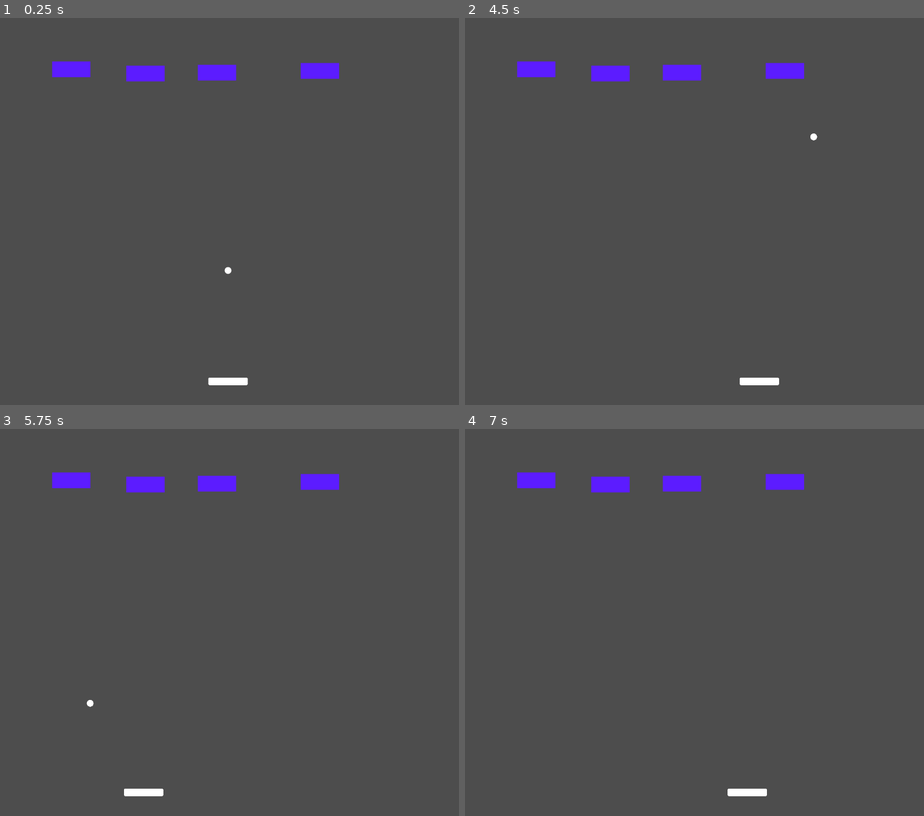
Above: before the commit, frames 1-4 (two rows, left to right).
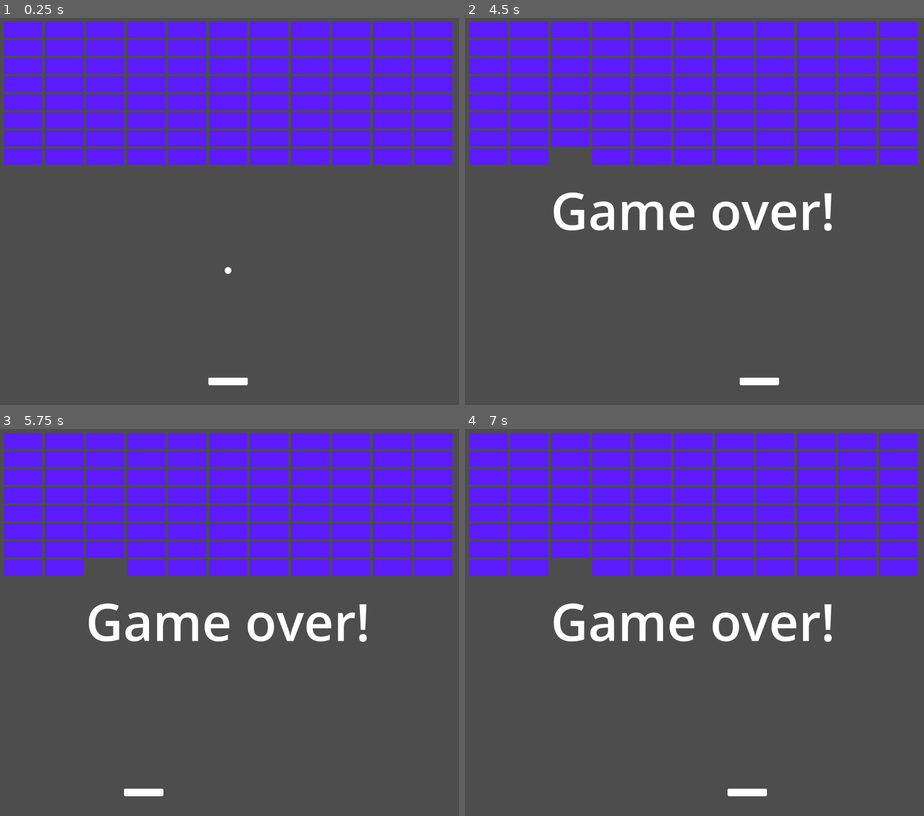
Above: after the commit, the same moments.

Repository: acmattson3/bounce-crack
Game: Godot game, scene res://levels/demo_level_2d.tscn
Two runs of this game, one before a commit and one after it. Both use one fixed random seed, a clock stepped at 60 frames per second and the inputs below. Before the commit the project starts from res://levels/base_level_2d.tscn.
Inputs:
- Up to frame 1 (0.25 s): no input
- Up to frame 2 (4.5 s): tap Enter at 0.5 s; hold Right (paddle_right) 0.53-1.28 s; hold Left (paddle_left) 1.28-2.03 s; hold Right (paddle_right) 2.03-3.53 s; hold Left (paddle_left) from 3.53 s (still down)
- Up to frame 3 (5.75 s): keep holding Left (paddle_left)
- Up to frame 4 (7 s): release Left (paddle_left) at 5.78 s; hold Right (paddle_right) from 5.78 s (still down)

The runs differ from the first frame. In frame 1, 30% of the frame differs, in the area x 0-99%, y 0-38%; in frame 2, 32%; in frame 3, 32%, in the area x 0-99%, y 0-72%; in frame 4, 32%.

Commit message:
Added BlockGroup2D (can specify an X by Y grid of blocks). Simplified game over logic. Added temporary game over popup.

Diff:
--- a/bouncecrack/ball/ball_2d.gd
+++ b/bouncecrack/ball/ball_2d.gd
@@ -9,7 +9,6 @@
 func _physics_process(_delta: float) -> void:
 	if global_position.y >= 1000.0 and not out_of_bounds:
 		out_of_bounds = true
-		EventHandler.total_balls -= 1
 		queue_free()
 
 	velocity = direction * speed
--- /dev/null
+++ b/bouncecrack/blocks/block_group_2d.gd
@@ -0,0 +1,25 @@
+@tool # Runs this script in the editor
+extends Node2D
+# A group of blocks. Controls motion of the entire group, how many blocks to
+# have, etc etc.
+
+var block_scene := load("res://blocks/breakable_block.tscn")
+const block_dims := Vector2(194.0, 80.0)
+
+@export var group_size_x: int = 4
+@export var group_size_y: int = 4
+@export var spacing: float = 10.0
+
+# Called when the node enters the scene tree for the first time.
+func _ready() -> void:
+	var total_size := Vector2(group_size_x*(block_dims.x + spacing) - spacing, group_size_y*(block_dims.y + spacing) - spacing)
+	# Box shows what the size of the group of blocks will be!
+	$GroupArea2D/CollisionShape2D.shape.size = total_size
+
+	for i in range(group_size_y):
+		var y_pos := 0.5*(block_dims.y-total_size.y) + i*(block_dims.y+spacing)
+		for j in range(group_size_x):
+			var x_pos = 0.5*(block_dims.x-total_size.x) + j*(block_dims.x+spacing)
+			var new_block = block_scene.instantiate()
+			add_child(new_block)
+			new_block.position = Vector2(x_pos, y_pos)
--- /dev/null
+++ b/bouncecrack/blocks/block_group_2d.tscn
@@ -0,0 +1,16 @@
+[gd_scene load_steps=3 format=3 uid="uid://ct2jjmuvxpa3n"]
+
+[ext_resource type="Script" path="res://blocks/block_group_2d.gd" id="1_hn74p"]
+
+[sub_resource type="RectangleShape2D" id="RectangleShape2D_qe5lm"]
+size = Vector2(2234, 710)
+
+[node name="BlockGroup2D" type="Node2D"]
+script = ExtResource("1_hn74p")
+
+[node name="GroupArea2D" type="Area2D" parent="."]
+collision_layer = 0
+collision_mask = 0
+
+[node name="CollisionShape2D" type="CollisionShape2D" parent="GroupArea2D"]
+shape = SubResource("RectangleShape2D_qe5lm")
--- a/bouncecrack/event_handler.gd
+++ b/bouncecrack/event_handler.gd
@@ -3,24 +3,19 @@
 signal block_broken(location)
 signal create_ball(location, direction, speed) # Emit me to make a new ball!
 signal game_over
+var is_game_over := false
 
 var score: int = 0:
 	set(value):
 		score = value if value >= 0 else 0
 
-var total_balls: int:
-	set(value):
-		if value <= 0:
-			game_over.emit()
-		total_balls = value
-
 func _ready() -> void:
 	block_broken.connect(_on_block_broken)
-	create_ball.connect(_on_create_ball)
+	game_over.connect(_on_game_over)
 
 func _on_block_broken(location):
 	create_ball.emit(location)
 	score += 1
 
-func _on_create_ball(_location := Vector2.ZERO, _direction := Vector2.DOWN, _speed := 1200.0):
-	total_balls += 1
+func _on_game_over():
+	is_game_over = true
--- a/bouncecrack/levels/base_level_2d.gd
+++ b/bouncecrack/levels/base_level_2d.gd
@@ -3,18 +3,25 @@
 # The base level scene for all future levels to inheret from
 # Includes any core functionalities common to all forseeable levels
 
+@export var ball_on_break: bool = false # Do we spawn balls on breaking blocks?
 var ball_scene: PackedScene = load("res://ball/ball_2d.tscn")
 
 func _ready() -> void:
 	EventHandler.game_over.connect(_on_game_over)
 	EventHandler.create_ball.connect(_on_create_ball)
-	EventHandler.total_balls = $Balls.get_child_count()
+
+func _physics_process(_delta):
+	if $Balls.get_child_count() == 0 and not EventHandler.is_game_over:
+		EventHandler.game_over.emit()
 
 func _on_game_over():
+	$TempGameOverLabel.visible = true
 	print("Game over!")
 	print("Total score: ", EventHandler.score)
 
 func _on_create_ball(location := Vector2.ZERO, direction := Vector2.DOWN, speed := 1200.0):
+	if not ball_on_break:
+		return
 	var new_ball = ball_scene.instantiate()
 	new_ball.global_position = location
 	new_ball.direction = direction
--- a/bouncecrack/levels/base_level_2d.tscn
+++ b/bouncecrack/levels/base_level_2d.tscn
@@ -1,9 +1,8 @@
-[gd_scene load_steps=7 format=3 uid="uid://ch1i2f5ubyhbr"]
+[gd_scene load_steps=6 format=3 uid="uid://ch1i2f5ubyhbr"]
 
 [ext_resource type="Script" path="res://levels/base_level_2d.gd" id="1_spv6l"]
 [ext_resource type="PackedScene" uid="uid://dlod2omqbdval" path="res://player_paddle/player_paddle_2d.tscn" id="2_qxhxt"]
 [ext_resource type="PackedScene" uid="uid://bixuqfbuwj8ky" path="res://ball/ball_2d.tscn" id="3_7ac1t"]
-[ext_resource type="PackedScene" uid="uid://cxf3r7es7ifwj" path="res://blocks/breakable_block.tscn" id="4_i07je"]
 
 [sub_resource type="RectangleShape2D" id="RectangleShape2D_yr2eb"]
 size = Vector2(100, 2000)
@@ -34,18 +33,17 @@
 position = Vector2(0, -1018)
 shape = SubResource("RectangleShape2D_csklp")
 
-[node name="BreakableBlock" parent="." instance=ExtResource("4_i07je")]
-position = Vector2(-780, -699)
-
-[node name="BreakableBlock2" parent="." instance=ExtResource("4_i07je")]
-position = Vector2(457, -691)
-
-[node name="BreakableBlock3" parent="." instance=ExtResource("4_i07je")]
-position = Vector2(-411, -678)
-
-[node name="BreakableBlock4" parent="." instance=ExtResource("4_i07je")]
-position = Vector2(-55, -682)
-
 [node name="Balls" type="Node2D" parent="."]
 
 [node name="Ball2D2" parent="Balls" instance=ExtResource("3_7ac1t")]
+
+[node name="TempGameOverLabel" type="Label" parent="."]
+visible = false
+offset_left = -708.0
+offset_top = -175.0
+offset_right = 707.0
+offset_bottom = 174.0
+theme_override_font_sizes/font_size = 256
+text = "Game over!"
+horizontal_alignment = 1
+vertical_alignment = 1
--- /dev/null
+++ b/bouncecrack/levels/demo_level_2d.tscn
@@ -0,0 +1,11 @@
+[gd_scene load_steps=3 format=3 uid="uid://2tp4ccmlp36w"]
+
+[ext_resource type="PackedScene" uid="uid://ch1i2f5ubyhbr" path="res://levels/base_level_2d.tscn" id="1_svl7e"]
+[ext_resource type="PackedScene" uid="uid://ct2jjmuvxpa3n" path="res://blocks/block_group_2d.tscn" id="2_k3i67"]
+
+[node name="DemoLevel2D" instance=ExtResource("1_svl7e")]
+
+[node name="BlockGroup2D" parent="." index="5" instance=ExtResource("2_k3i67")]
+position = Vector2(0, -580)
+group_size_x = 11
+group_size_y = 8
--- a/bouncecrack/project.godot
+++ b/bouncecrack/project.godot
@@ -11,7 +11,7 @@
 [application]
 
 config/name="BounceCrack"
-run/main_scene="res://levels/base_level_2d.tscn"
+run/main_scene="res://levels/demo_level_2d.tscn"
 config/features=PackedStringArray("4.3", "GL Compatibility")
 config/icon="res://icon.svg"
 
